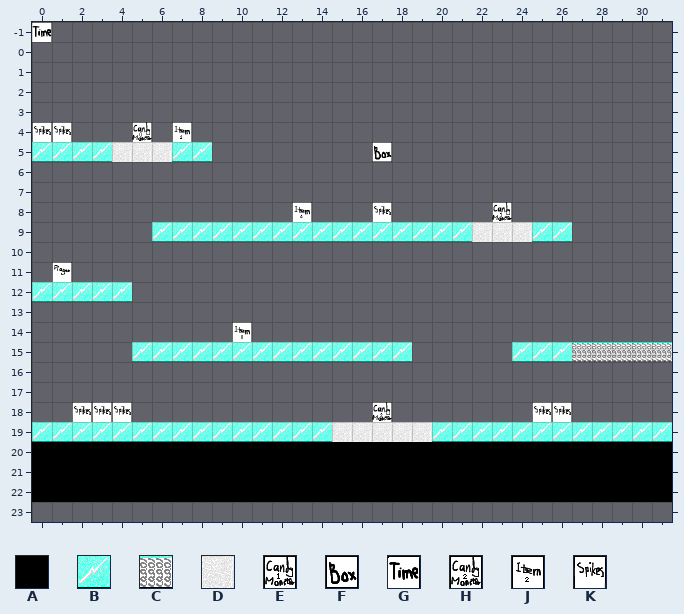
Tiled map: levels/level4.1.tmx. The first picture shows the starting point.
Cells are 32x32 px. Shown: x 0..31, y -1..23. The old version is drawn lined up with the new one.
Key: from "nya rutor": A 2, B 5, C 8, D 21; from "position32x32": E 4, F 6, G 7, H 8, J 9, K 11.
_ is an empty cell.
Layer "solids" before, first column x 0:
14 ________________________________
15 _____BBBBBBBBBBBBBB_____BBBCCCCC
16 ________________________________
17 ________________________________
18 ________________________________
19 BBBBBBBBBBBBBBBDDDDDBBBBBBBBBBBB
20 AAAAAAAAAAAAAAAAAAAAAAAAAAAAAAAA
21 AAAAAAAAAAAAAAAAAAAAAAAAAAAAAAAA
22 AAAAAAAAAAAAAAAAAAAAAAAAAAAAAAAA
23 ________________________________
Layer "position" before, first column x 11:
-1 _____________________
 0 _____________________
 1 _____________________
 2 _____________________
 3 _____________________
 4 _____________________
 5 ______F______________
 6 _____________________
 7 _____________________
 8 __J___K_____E________
 9 _____________________
10 _____________________
11 _____________________
12 _____________________
13 _____________________
14 _____________________
15 _____________________
16 _____________________
17 _____________________
18 ______H_______KK_____
19 _____________________
20 _____________________
21 _____________________
22 _____________________
After the commit:
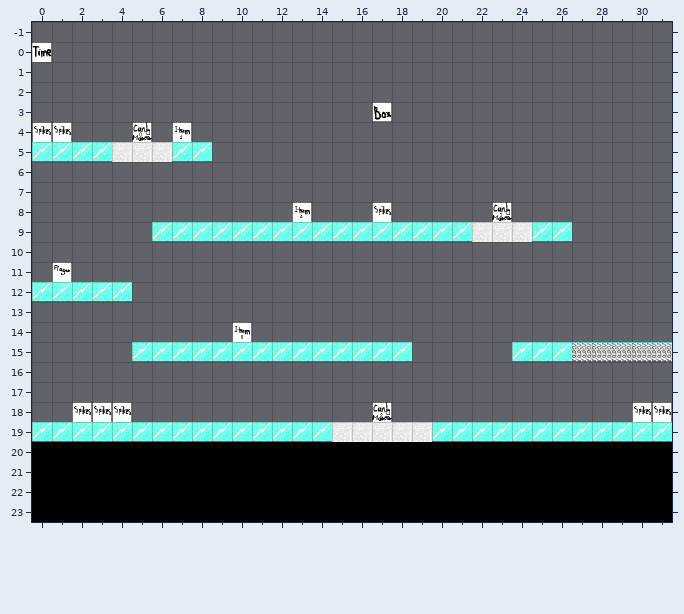
The exact change:
Changed rows in their new state; . is an unchanged cell.
everything moved by +0,-1 cells (the old picture is shown already moved)
Layer "solids":
first column x 0:
23 AAAAAAAAAAAAAAAAAAAAAAAAAAAAAAAA
Layer "data":
first column x 0:
-1 _
 0 G
Layer "position":
first column x 17:
 3 F
 5 _
first column x 25:
18 __...KK
Where, in picture pixels (left, top, right, bottom), the same in both pictures:
changed: (32, 22, 52, 62)
added: (372, 102, 392, 122)
removed: (372, 142, 392, 162)
removed: (532, 402, 572, 422)
added: (632, 402, 672, 422)
added: (32, 502, 672, 522)
